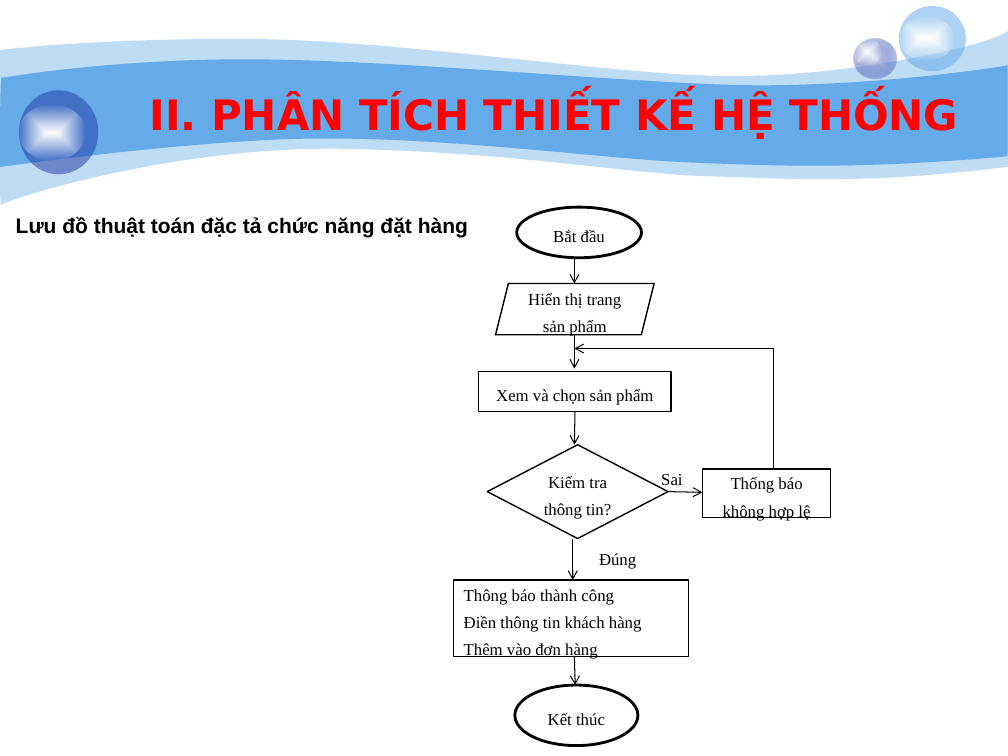
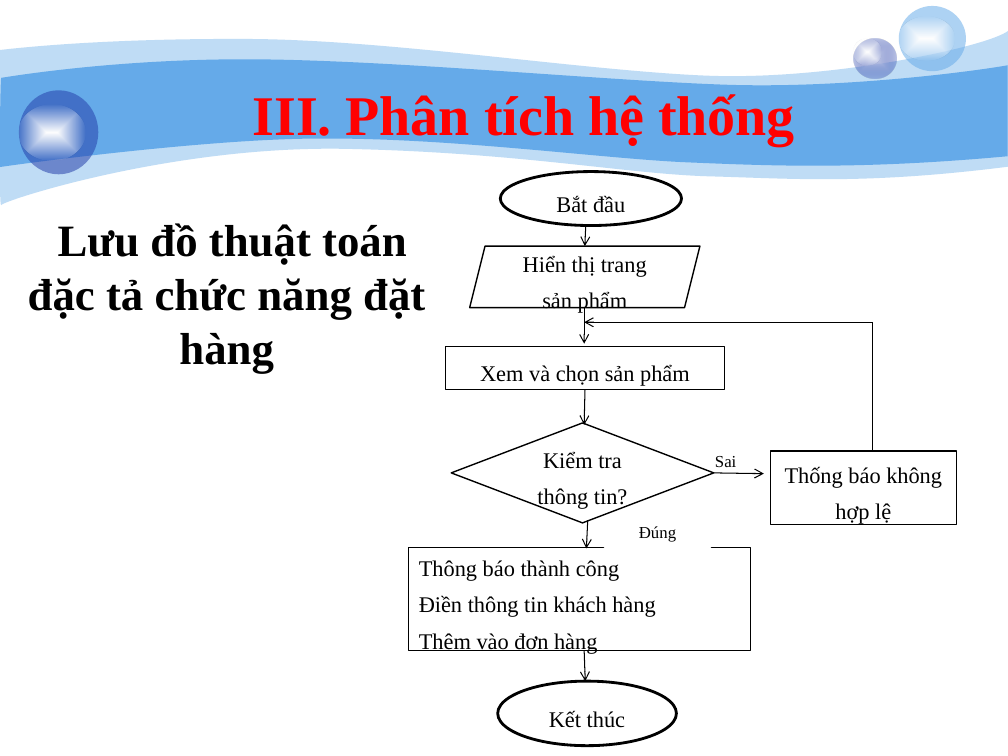
Before and after one commit to giangson0208/webtrasua, a slide deck: slide 25 of baocao/-ibn Thopi.pptx (slide 22 before the commit). Drawn at 1008x756 pixels with LibreOffice and Linux fonts; fonts in the diff are those of the drawing; background and template pictures are left out. Boxes give left, top, right and bottom in pixels: in the first picture for what was removed or moved away, otherwise in the second. Text is boxed around its words. In the diff, an @@ line names an element or a change of style, - is before the commit and + after.

```diff
--- a/baocao/-ibn Thopi.pptx
+++ b/baocao/-ibn Thopi.pptx
@@ text at (253,94,795,146): text changed; size 30 to 40 pt; font DejaVu Sans to Times New Roman @@
-II. PHÂN TÍCH THIẾT KẾ HỆ THỐNG
+III. Phân tích hệ thống
@@ ellipse "Bắt đầu": place and size @@
-ellipse "Bắt đầu" at (517,208,642,258)
+ellipse "Bắt đầu" at (500,171,681,226)
@@ text "Lưu đồ thuật toán đặc ..." at (28,223,425,374): size 15 to 32 pt, font Arial to Times New Roman; alignment left to centre; more space between paragraphs @@
@@ arrow moved from (575, 258) - (575, 283) to (586, 226) - (585, 246) @@
@@ parallelogram "Hiển thị trang sản phẩm": place and size @@
-parallelogram "Hiển thị trang sản phẩm" at (496,283,654,335)
+parallelogram "Hiển thị trang sản phẩm" at (470,246,700,307)
@@ arrow moved from (575, 336) - (575, 369) to (585, 308) - (585, 344) @@
@@ arrow moved from (773, 349) - (575, 349) to (873, 323) - (585, 323) @@
@@ line moved from (773, 469) - (773, 349) to (873, 451) - (873, 323) @@
@@ rectangle "Xem và chọn sản phẩm": place and size @@
-rectangle "Xem và chọn sản phẩm" at (479,371,671,411)
+rectangle "Xem và chọn sản phẩm" at (446,347,725,390)
@@ arrow moved from (575, 411) - (575, 445) to (585, 389) - (585, 425) @@
@@ diamond "Kiểm tra thông tin?": place and size @@
-diamond "Kiểm tra thông tin?" at (487,445,667,538)
+diamond "Kiểm tra thông tin?" at (452,423,714,523)
@@ rectangle "Sai": place and size @@
-rectangle "Sai" at (641,464,702,486)
+rectangle "Sai" at (681,446,770,470)
@@ arrow moved from (668, 492) - (703, 492) to (714, 473) - (764, 474) @@
@@ size 12 to 16 pt in 7 elements at (498,681,676,746), (452,423,714,523), (446,347,725,390), (409,547,751,650), (500,171,681,226), (470,246,700,307), (770,451,957,524) @@
@@ rectangle "Thống báo không hợp lệ": place and size @@
-rectangle "Thống báo không hợp lệ" at (703,469,831,517)
+rectangle "Thống báo không hợp lệ" at (770,451,957,524)
@@ arrow moved from (573, 538) - (573, 580) to (588, 520) - (587, 548) @@
@@ rectangle "Đúng": place and size @@
-rectangle "Đúng" at (582,538,654,573)
+rectangle "Đúng" at (605,510,711,546)
@@ rectangle "Thông báo thành công": place and size @@
-rectangle "Thông báo thành công" at (454,580,688,656)
+rectangle "Thông báo thành công" at (409,547,751,650)
@@ arrow moved from (575, 656) - (576, 685) to (585, 651) - (586, 681) @@
@@ ellipse "Kết thúc": place and size @@
-ellipse "Kết thúc" at (515,685,638,746)
+ellipse "Kết thúc" at (498,681,676,746)
```
Also in this commit, not shown: 19 other slides changed, 10 slides added, 8 slides removed, 10 other files.
